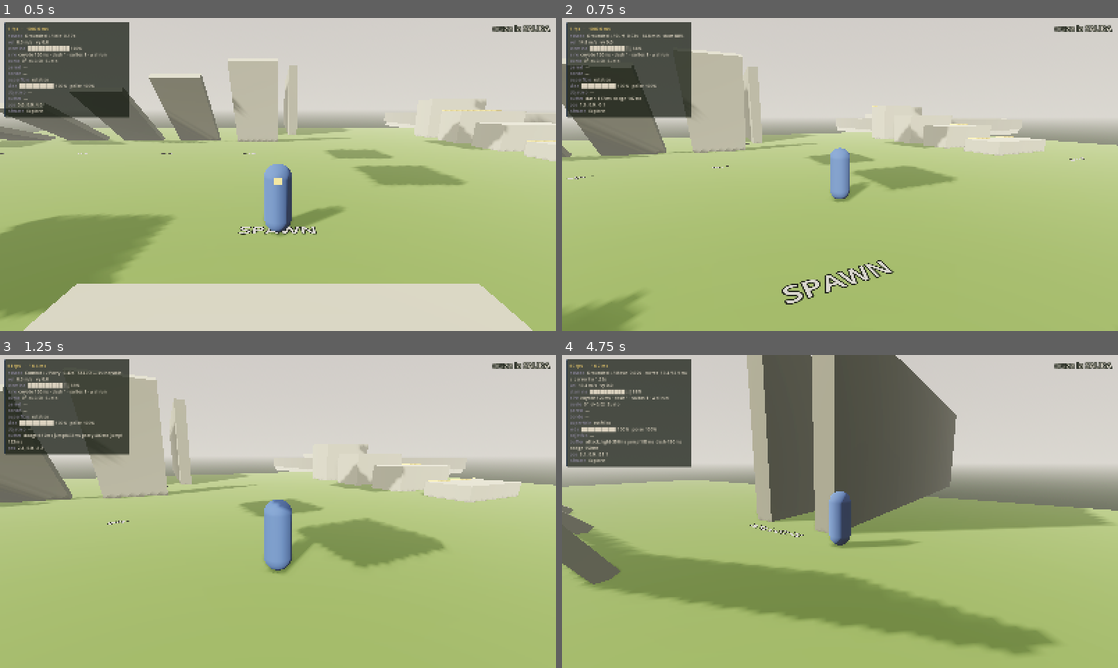
Above: before the commit, frames 1-4 (two rows, left to right).
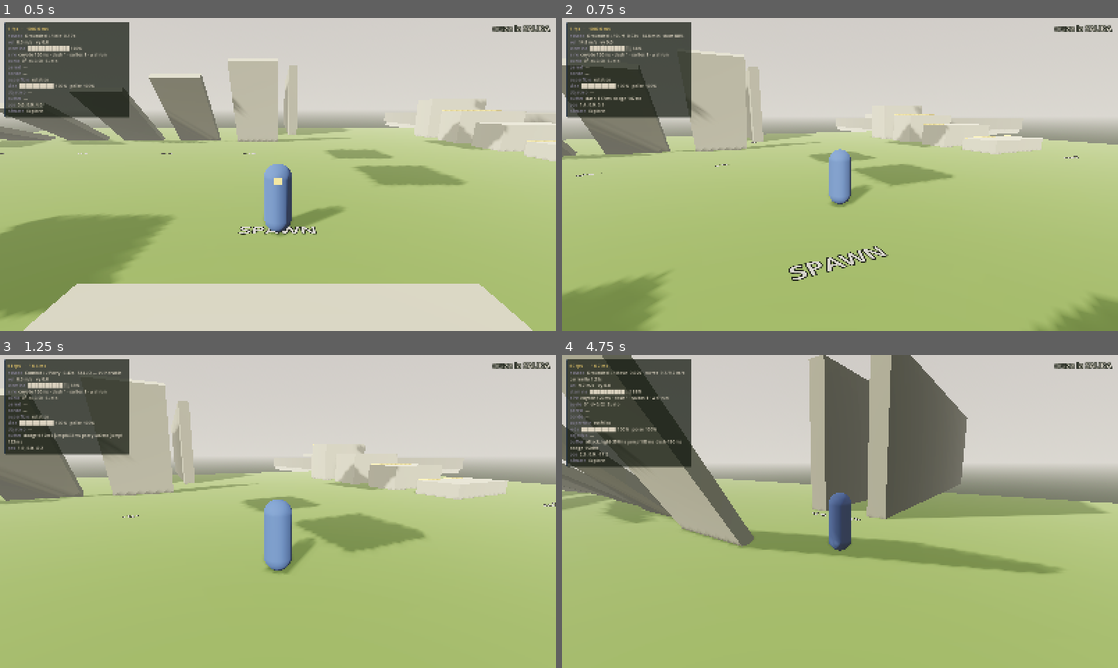
Above: after the commit, the same moments.

Repository: PanCecas/rock
Game: Godot game, scene res://content/levels/Main.tscn
Two runs of this game, one before a commit and one after it. Both use one fixed random seed, a clock stepped at 60 frames per second and the inputs below.
Inputs (mouse positions are in pixels of both pictures, inside the frame that each line leads up to):
- Up to frame 1 (0.5 s): no input
- Up to frame 2 (0.75 s): tap Enter at 0.5 s; move the mouse to (867, 174) at 0.52 s; hold W (move_forward) from 0.53 s (still down); hold Shift (dash) from 0.53 s (still down)
- Up to frame 3 (1.25 s): keep holding W (move_forward); keep holding Shift (dash); tap Space (jump) at 0.77, 1.07 s; tap Q (parry) at 0.8 s
- Up to frame 4 (4.75 s): keep holding W (move_forward); move the mouse to (812, 511) at 1.27 s; release Shift (dash) at 1.28 s; tap Q (parry) at 1.35, 3.05 s; tap Space (jump) at 1.52, 1.55, 1.82, 2.1, 3.02, 3.32, 3.77, 3.8, 4.07, 4.52 s; move the mouse to (851, 505) at 2.02 s; hold Shift (dash) 2.03-2.78 s; move the mouse to (834, 517) at 2.77 s; tap R (aim) at 2.85 s; move the mouse to (878, 514) at 3.52 s; right-click (878, 514) at 3.6 s; move the mouse to (795, 508) at 4.27 s; click (795, 508) at 4.35 s; tap Shift (dash) at 4.55 s

Frame 1 is identical in both runs. In frame 2, 5.7% of the frame differs, in the area x 0-100%, y 10-100%; in frame 3, 4.9%; in frame 4, 35%, in the area x 0-100%, y 0-96%.

Commit message:
Correccion 2.5: salto estricto, clamp de momentum, corte con overshoot y frenada solo en suelo
1. EL SALTO NO RESPONDIA BIEN
La causa: nueve estados distintos consumian la pulsacion por su cuenta, y una
pulsacion podia sobrevivir en el buffer para disparar un segundo salto. Machacar
el boton acumulaba saltos que salian solos al aterrizar.
Ahora hay una PUERTA UNICA, `PlayerController.consumir_salto()`, por la que pasan
los nueve sitios. Al consumir una pulsacion invalida cualquier otra que siguiera
viva (`InputBuffer.invalidar()`) y aplica `salto_intervalo_min`. Es la nueva regla
dura #11 de CLAUDE.md.

2. MOMENTUM CON TECHO Y ATAQUE DE DASH COMO CORTE
- `_limitar_velocidad()` aplica un clamp duro a la velocidad horizontal justo
  antes de `move_and_slide`. En UN SOLO SITIO a proposito: asi es imposible
  olvidarlo al anadir la lanza o el lazo. Regla dura #12.
- Nuevo `AttackData.overshoot`: al cerrarse la ventana activa suma un empujon
  sobre la velocidad actual y te lleva AL OTRO LADO del objetivo, en vez de
  dejarte clavado delante. Al terminar se sale a Move si hay objetivo, con el
  soft-lock vivo y la camara en modo Combat: se sale EN COMBATE, no parado.

3. EL SURF SOBREVIVE AL SALTO
`surf_persistencia`: saltar desde surf lo marca pendiente y al aterrizar con
Shift mantenido se recupera con la velocidad que llevabas. Saltar un bache no
deberia costarte la linea rapida. Al salir de verdad se sale corriendo, porque la
carrerilla se hereda al maximo.

4. LA FRENADA DE MARIO 64 ES UNA MANIOBRA DE PIES
El pivote del dash exige `is_on_floor()`. En el aire no hay de donde agarrarse y
clavarse a media trayectoria rompe la inercia que el juego premia conservar.

BUG CARO ENCONTRADO POR EL CAMINO
`StateMachine` llamaba a `exit()` ANTES de reasignar `actual`, asi que cualquier
estado que preguntara por su destino desde `exit()` recibia su propio nombre.
Ademas de romper la persistencia del surf, hacia que `StateLedgeHang` y
`StateClimb` NUNCA soltaran el marco del `SurfaceContext`. Eso habria explotado en
la Fase 4, con el marco siendo un coloso en movimiento y el jugador quedandose
pegado a el despues de soltarse. `exit()` recibe ahora el destino como parametro y
existe `fsm.es_categoria(nombre, cat)` para consultar un estado al que todavia no
se ha entrado.

Se anade el PROMPT CORRECCION 2.5 a PROMPT_CLAUDE_CODE.md.

Tests: 36/36 en la Fase 2 (6 comprobaciones nuevas) y 12/12 en la Fase 1.

Co-Authored-By: Claude Opus 5 <noreply@anthropic.com>

Diff:
--- a/content/data/attacks/espada_dash.tres
+++ b/content/data/attacks/espada_dash.tres
@@ -25,6 +25,7 @@
 shake = 0.6
 estocada = true
 estocada_velocidad = 14.0
+overshoot = 9.0
 frame_cadena = 10
 color_vfx = &"azul_claro"
 siguiente = ExtResource("2_n")
--- a/src/combat/AttackData.gd
+++ b/src/combat/AttackData.gd
@@ -69,6 +69,10 @@
 ## ataque lanzado desde una carrera tiene que conservar la carrera.
 @export var estocada: bool = false
 @export_range(0.0, 40.0, 0.5) var estocada_velocidad: float = 12.0
+## OVERSHOOT: empujon extra al cerrarse la ventana activa. Convierte la estocada
+## en un CORTE que atraviesa al objetivo y te deja al otro lado, en vez de
+## quedarte clavado delante de el.
+@export_range(0.0, 40.0, 0.5) var overshoot: float = 0.0
 ## El ataque encara al objetivo cercano al empezar.
 @export var autoencarar: bool = true
 ## Cuánta velocidad de carrera conserva el jugador MIENTRAS ataca, de 0 a 1.
--- a/src/input/InputBuffer.gd
+++ b/src/input/InputBuffer.gd
@@ -101,6 +101,17 @@
 	return INF if ultima < 0.0 else _tiempo - ultima
 
 
+## Tira TODAS las pulsaciones pendientes de una acción.
+##
+## Es lo que garantiza "1 pulsación = 1 salto": tras saltar, cualquier pulsación
+## que siguiera viva en la ventana deja de contar. Sin esto, machacar el botón
+## acumulaba saltos que salían solos al aterrizar.
+func invalidar(accion: StringName) -> void:
+	var ultima := _ultima(accion)
+	if ultima >= 0.0:
+		_consumidas[accion] = ultima
+
+
 ## Vacía el buffer. Se llama al respawnear o al entrar en cinemática.
 func clear() -> void:
 	_entradas.clear()
--- a/src/player/PlayerController.gd
+++ b/src/player/PlayerController.gd
@@ -49,6 +49,9 @@
 var tiempo_en_aire: float = 0.0
 ## Velocidad vertical del último frame antes de tocar suelo, para el aterrizaje duro.
 var impacto_ultimo: float = 0.0
+## Saltar desde el surf no lo cancela: al aterrizar se recupera si esto sigue vivo.
+var surf_pendiente: float = 0.0
+var surf_rapidez: float = 0.0
 
 var _coyote: float = 0.0
 var _alabeo: float = 0.0
@@ -56,6 +59,7 @@
 var _giro_objetivo: float = 0.0
 var _tiene_giro: bool = false
 var _bloqueo_control: float = 0.0
+var _cooldown_salto: float = 0.0
 var _pos_anterior: Vector3 = Vector3.ZERO
 var _atascado: float = 0.0
 
@@ -107,6 +111,8 @@
 
 	# 3) La FSM escribe en velocity.
 	fsm.physics_update(delta)
+
+	_limitar_velocidad()
 
 	# 4) Un único move_and_slide por frame, aquí y en ningún otro sitio.
 	var en_suelo_antes := is_on_floor()
@@ -166,6 +172,8 @@
 	iframes = maxf(0.0, iframes - delta)
 	tiempo_sin_borde = maxf(0.0, tiempo_sin_borde - delta)
 	_bloqueo_control = maxf(0.0, _bloqueo_control - delta)
+	_cooldown_salto = maxf(0.0, _cooldown_salto - delta)
+	surf_pendiente = maxf(0.0, surf_pendiente - delta)
 	if is_on_floor():
 		_coyote = tuning.coyote_time
 		tiempo_en_aire = 0.0
@@ -175,6 +183,34 @@
 
 
 # --- Servicios para los estados ----------------------------------------------
+
+## CLAMP DURO de la velocidad horizontal, en el último punto antes de mover.
+##
+## El juego premia encadenar momentum, pero encadenar sin techo termina sacando al
+## jugador del mapa. El límite va aquí y no en cada estado: un solo sitio, imposible
+## de olvidar al añadir el siguiente verbo.
+func _limitar_velocidad() -> void:
+	var plano := superficie.plano(velocity)
+	var rapidez := plano.length()
+	if rapidez > tuning.velocidad_maxima:
+		velocity = plano * (tuning.velocidad_maxima / rapidez) + superficie.up * superficie.vertical(velocity)
+
+
+## PUERTA ÚNICA DEL SALTO. Todos los saltos pasan por aquí, sin excepción.
+##
+## Garantiza "1 pulsación = 1 salto": al consumir la pulsación se invalida
+## cualquier otra que siguiera viva en la ventana, y un cooldown corto impide que
+## machacar el botón produzca más saltos que intenciones. Antes cada estado
+## consumía por su cuenta y el spam encadenaba saltos que no se habían pedido.
+func consumir_salto() -> bool:
+	if _cooldown_salto > 0.0:
+		return false
+	if not buffer.consume(InputActions.JUMP, tuning.jump_buffer):
+		return false
+	buffer.invalidar(InputActions.JUMP)
+	_cooldown_salto = tuning.salto_intervalo_min
+	return true
+
 
 ## Recarga lo que se recupera al tocar suelo o al hacer wall-jump.
 func recargar_aire() -> void:
--- a/src/player/motor/PlayerTuning.gd
+++ b/src/player/motor/PlayerTuning.gd
@@ -22,6 +22,9 @@
 @export_range(0.0, 0.4, 0.01) var jump_buffer: float = 0.15
 @export_range(-60.0, -1.0, 0.5) var velocidad_terminal: float = -45.0
 @export var saltos_aereos: int = 1
+## Tiempo minimo entre dos saltos. Es lo que corta el spam: machacar el boton no
+## puede producir mas saltos que pulsaciones deliberadas.
+@export_range(0.0, 0.5, 0.01) var salto_intervalo_min: float = 0.09
 
 # --- Locomoción -------------------------------------------------------------
 @export_group("Locomoción")
@@ -57,6 +60,10 @@
 ## Grados por segundo a los que el modelo gira hacia la dirección de movimiento.
 @export_range(90.0, 2160.0, 10.0) var giro_grados_seg: float = 900.0
 @export_range(0.0, 89.0, 1.0) var angulo_max_suelo: float = 50.0
+## CLAMP DURO de la velocidad horizontal. El momentum se conserva y se encadena,
+## pero nunca se acumula sin techo: sin esto, encadenar dash y surf termina
+## sacando al jugador del mapa.
+@export_range(5.0, 60.0, 0.5) var velocidad_maxima: float = 22.0
 
 # --- Dash: esquive UNIDIRECCIONAL -------------------------------------------
 # El dash es un esquive, no un desplazamiento. Corto, seco y en una sola
@@ -114,6 +121,9 @@
 @export_range(0.0, 100.0, 0.5) var surf_stamina: float = 10.0
 ## Alabeo del cuerpo al girar surfeando. Vende la inercia desde lejos.
 @export_range(0.0, 45.0, 1.0) var surf_alabeo: float = 16.0
+## Ventana durante la que saltar NO cancela el surf: al aterrizar se recupera.
+## Saltar en mitad de una linea rapida no deberia costarte la linea.
+@export_range(0.0, 6.0, 0.1) var surf_persistencia: float = 2.5
 
 # --- Planeo -----------------------------------------------------------------
 @export_group("Planeo")
--- a/src/player/states/GroupAirborne.gd
+++ b/src/player/states/GroupAirborne.gd
@@ -17,7 +17,17 @@
 		var impacto := player.impacto_ultimo
 		if impacto > tuning.aterrizaje_duro:
 			fsm.cambiar(&"Landing", {"impacto": impacto})
-		elif buffer.move_vector().length() > 0.25:
+			return
+		# Recuperar el surf: saltar en mitad de una linea rapida no deberia
+		# costarte la linea.
+		var quiere_surf := buffer.is_held(InputActions.DASH) or buffer.is_held(InputActions.SPRINT)
+		if player.surf_pendiente > 0.0 and quiere_surf and not player.stamina.vacia():
+			fsm.cambiar(&"Surf", {
+				"direccion": motor.direccion_plana(),
+				"rapidez": player.surf_rapidez,
+			})
+			return
+		if buffer.move_vector().length() > 0.25:
 			fsm.cambiar(&"Move")
 		else:
 			fsm.cambiar(&"Idle")
@@ -33,7 +43,7 @@
 	#    después de perder el contacto. Sin eso, encadenar dos muros exige
 	#    precisión de frame y es justo lo que hace que se sienta incómodo.
 	if fsm.actual.name != &"WallRun" and player.pared.reciente(tuning.pared_coyote):
-		if buffer.consume(InputActions.JUMP, tuning.jump_buffer):
+		if player.consumir_salto():
 			player.saltar_de_pared()
 			fsm.cambiar(&"Jump", {"numero": 1, "conservar_vertical": true})
 			return
@@ -78,7 +88,7 @@
 
 	# 7) Doble salto. Requiere una pulsación NUEVA: mantener el salto planea, no
 	#    salta, así que las dos acciones dejan de pelearse por la misma tecla.
-	if player.saltos_aereos > 0 and buffer.consume(InputActions.JUMP, tuning.jump_buffer):
+	if player.saltos_aereos > 0 and player.consumir_salto():
 		player.saltos_aereos -= 1
 		fsm.cambiar(&"Jump", {"numero": 2})
 		return
--- a/src/player/states/GroupGrounded.gd
+++ b/src/player/states/GroupGrounded.gd
@@ -11,7 +11,7 @@
 	player.recargar_aire()
 
 	# El salto se pregunta desde el buffer, nunca desde Input directamente.
-	if buffer.consume(InputActions.JUMP, tuning.jump_buffer):
+	if player.consumir_salto():
 		fsm.cambiar(&"Jump", {"numero": 1})
 		return
 
--- a/src/player/states/PlayerState.gd
+++ b/src/player/states/PlayerState.gd
@@ -40,7 +40,11 @@
 	pass
 
 
-func exit() -> void:
+## `siguiente` es el estado al que se va. Se pasa como parámetro porque la FSM
+## llama a exit() ANTES de reasignar `fsm.actual`: preguntarle ahí por el destino
+## devolvía el estado que se está abandonando, y las comprobaciones de "¿me voy al
+## aire?" o "¿sigo agarrado?" nunca se cumplían.
+func exit(_siguiente: StringName = &"") -> void:
 	pass
 
 
--- a/src/player/states/StateAirAttack.gd
+++ b/src/player/states/StateAirAttack.gd
@@ -100,7 +100,7 @@
 			return true
 	if player.saltos_aereos > 0 and buffer.peek(InputActions.JUMP, tuning.jump_buffer):
 		if g.puede_cancelar(&"jump", _datos, _frame, _conectado):
-			buffer.consume(InputActions.JUMP, tuning.jump_buffer)
+			player.consumir_salto()
 			player.saltos_aereos -= 1
 			fsm.cambiar(&"Jump", {"numero": 2})
 			return true
--- a/src/player/states/StateAttack.gd
+++ b/src/player/states/StateAttack.gd
@@ -10,6 +10,7 @@
 var _conectado: bool = false
 var _dir: Vector3 = Vector3.ZERO
 var _indice: int = 1
+var _overshoot_hecho: bool = false
 
 
 func enter(msg: Dictionary = {}) -> void:
@@ -17,6 +18,7 @@
 	_indice = int(msg.get("indice", 1))
 	_frame = 0
 	_conectado = false
+	_overshoot_hecho = false
 
 	_dir = _direccion_ataque()
 	player.orientar_a(_dir)
@@ -40,6 +42,14 @@
 	if _datos.activo_en(_frame):
 		if player.hitbox.golpear(_datos, _dir) > 0:
 			_al_conectar()
+	elif not _overshoot_hecho and _datos.overshoot > 0.0 and _frame > _datos.frames_windup:
+		# OVERSHOOT: al cerrarse la ventana activa, un empujon extra que te lleva
+		# AL OTRO LADO del objetivo. Es lo que convierte la estocada en un corte:
+		# atraviesas en vez de quedarte clavado delante.
+		# SUMA sobre lo que ya llevas: fijar la velocidad al valor del overshoot
+		# frenaba la estocada en vez de empujarla. El clamp global pone el techo.
+		_overshoot_hecho = true
+		motor.impulso(_dir, motor.rapidez_plana() + _datos.overshoot)
 
 	if _cancelaciones():
 		return
@@ -52,7 +62,14 @@
 			return
 
 	if _frame >= _datos.total_frames():
-		fsm.cambiar(&"Move" if buffer.move_vector().length() > 0.2 else &"Idle")
+		# Tras un corte se sale EN COMBATE, no parado: si hay objetivo se vuelve a
+		# locomocion con el soft-lock vivo, que es lo que mantiene el modo de
+		# camara Combat y deja el siguiente golpe a un clic.
+		var hay_objetivo := player.targeting.objetivo() != null
+		if buffer.move_vector().length() > 0.2 or hay_objetivo:
+			fsm.cambiar(&"Move")
+		else:
+			fsm.cambiar(&"Idle")
 
 
 ## El ataque encara al objetivo del soft-lock si lo hay; si no, a donde apuntes.
@@ -126,8 +143,7 @@
 			return true
 
 	if buffer.peek(InputActions.JUMP, tuning.jump_buffer):
-		if g.puede_cancelar(&"jump", _datos, _frame, _conectado):
-			buffer.consume(InputActions.JUMP, tuning.jump_buffer)
+		if g.puede_cancelar(&"jump", _datos, _frame, _conectado) and player.consumir_salto():
 			fsm.cambiar(&"Jump", {"numero": 1})
 			return true
 
--- a/src/player/states/StateClimb.gd
+++ b/src/player/states/StateClimb.gd
@@ -15,8 +15,8 @@
 	sc.set_frame(player.pared.colisionador)
 
 
-func exit() -> void:
-	if fsm.actual != null and fsm.actual.categoria != &"Attached":
+func exit(siguiente: StringName = &"") -> void:
+	if not fsm.es_categoria(siguiente, &"Attached"):
 		sc.set_frame(null)
 
 
@@ -54,7 +54,7 @@
 	player.global_position -= sc.plano(_normal).normalized() * 0.6 * delta
 
 	# Salto de escalada: te despegas hacia donde apuntas.
-	if buffer.consume(InputActions.JUMP, tuning.jump_buffer):
+	if player.consumir_salto():
 		if player.stamina.gastar(tuning.stamina_escalar * 2.0):
 			var salida := sc.plano(_normal).normalized()
 			motor.impulso(salida, tuning.walljump_lateral * 0.7)
--- a/src/player/states/StateDash.gd
+++ b/src/player/states/StateDash.gd
@@ -67,6 +67,12 @@
 ##
 ## Devuelve true si ha pivotado (y por tanto el dash ya no debe seguir).
 func _pivotar() -> bool:
+	# SOLO EN SUELO. Frenar en seco es una maniobra de pies: en el aire no hay de
+	# donde agarrarse y clavarse a media trayectoria rompe la inercia, que es
+	# justo lo que el juego premia conservar.
+	if not player.is_on_floor():
+		_frames_opuesto = 0
+		return false
 	if t < tuning.dash_duracion * tuning.dash_pivote_min:
 		return false
 	var entrada := buffer.move_vector()
--- a/src/player/states/StateFall.gd
+++ b/src/player/states/StateFall.gd
@@ -22,7 +22,7 @@
 	if _coyote > 0.0:
 		_coyote -= delta
 		# Salto de suelo tardío: no gasta el salto aéreo.
-		if buffer.consume(InputActions.JUMP, tuning.jump_buffer):
+		if player.consumir_salto():
 			fsm.cambiar(&"Jump", {"numero": 1})
 			return
 
--- a/src/player/states/StateGlide.gd
+++ b/src/player/states/StateGlide.gd
@@ -16,7 +16,7 @@
 	EventBus.player_glide_toggled.emit(true)
 
 
-func exit() -> void:
+func exit(_siguiente: StringName = &"") -> void:
 	_alabeo = 0.0
 	player.set_alabeo(0.0)
 	EventBus.player_glide_toggled.emit(false)
--- a/src/player/states/StateLedgeHang.gd
+++ b/src/player/states/StateLedgeHang.gd
@@ -20,8 +20,9 @@
 	sc.set_frame(player.borde.colisionador)
 
 
-func exit() -> void:
-	if fsm.actual != null and fsm.actual.categoria != &"Attached":
+func exit(siguiente: StringName = &"") -> void:
+	# Soltar el marco solo si de verdad dejamos de estar agarrados.
+	if not fsm.es_categoria(siguiente, &"Attached"):
 		sc.set_frame(null)
 
 
@@ -39,7 +40,7 @@
 	# Saltar DESDE el canto. Sin input sales hacia arriba; con input, hacia donde
 	# apuntes. Y se recarga el aire, así que encadenas el doble salto en el vacío:
 	# es la maniobra que abre las rutas verticales del juego.
-	if buffer.consume(InputActions.JUMP, tuning.jump_buffer):
+	if player.consumir_salto():
 		_saltar_del_canto(entrada)
 		return
 
--- a/src/player/states/StateMachine.gd
+++ b/src/player/states/StateMachine.gd
@@ -79,7 +79,7 @@
 	var siguiente: PlayerState = _estados[nombre]
 	anterior = actual.name if actual != null else &""
 	if actual != null:
-		actual.exit()
+		actual.exit(nombre)
 	actual = siguiente
 	actual.t = 0.0
 	_cambio_pendiente = true
@@ -87,6 +87,17 @@
 	if actual.grupo != null:
 		actual.grupo.on_enter_hijo(actual)
 	EventBus.player_state_changed.emit(anterior, nombre)
+
+
+## ¿El estado `nombre` pertenece a `cat`? Se pregunta por nombre para poder
+## consultar un estado al que todavía no hemos entrado.
+func es_categoria(nombre: StringName, cat: StringName) -> bool:
+	var e: PlayerState = _estados.get(nombre)
+	return e != null and e.categoria == cat
+
+
+func es_aereo(nombre: StringName) -> bool:
+	return es_categoria(nombre, &"Airborne")
 
 
 func en_categoria(cat: StringName) -> bool:
--- a/src/player/states/StateSlide.gd
+++ b/src/player/states/StateSlide.gd
@@ -19,7 +19,7 @@
 	player.set_altura_colision(0.55)
 
 
-func exit() -> void:
+func exit(_siguiente: StringName = &"") -> void:
 	player.set_altura_colision(1.0)
 
 
@@ -41,7 +41,7 @@
 	motor.set_vertical(-2.0)
 
 	# Saltar desde un slide da altura extra: es el combo que hace el sistema divertido.
-	if buffer.consume(InputActions.JUMP, tuning.jump_buffer):
+	if player.consumir_salto():
 		fsm.cambiar(&"Jump", {"numero": 1, "extra": tuning.slide_salto_extra})
 		return
 
--- a/src/player/states/StateSurf.gd
+++ b/src/player/states/StateSurf.gd
@@ -27,8 +27,14 @@
 	player.orientar_a(_dir)
 
 
-func exit() -> void:
+func exit(siguiente: StringName = &"") -> void:
 	player.set_alabeo(0.0)
+	# Saltar NO cancela el surf: se marca pendiente y se recupera al aterrizar.
+	# Perder la linea rapida por haber saltado un bache es exactamente el tipo de
+	# castigo que rompe el ritmo de un juego de movilidad.
+	if fsm.es_aereo(siguiente) and _shift_mantenido():
+		player.surf_pendiente = tuning.surf_persistencia
+		player.surf_rapidez = _rapidez
 
 
 func physics_update(delta: float) -> void:
--- a/src/player/states/StateWallRun.gd
+++ b/src/player/states/StateWallRun.gd
@@ -17,7 +17,7 @@
 	player.orientar_a(_dir)
 
 
-func exit() -> void:
+func exit(_siguiente: StringName = &"") -> void:
 	player.set_alabeo(0.0)
 
 
@@ -41,7 +41,7 @@
 	# Inclinar el cuerpo hacia la pared: el alabeo es lo que lo hace legible.
 	player.set_alabeo(float(_lado) * 22.0)
 
-	if buffer.consume(InputActions.JUMP, tuning.jump_buffer):
+	if player.consumir_salto():
 		# Saltar de un wall-run sale más fuerte y más hacia delante que de un
 		# wall-slide: llevas velocidad y el salto tiene que respetarla.
 		player.saltar_de_pared(1.12)
--- a/tools/test_fase2.gd
+++ b/tools/test_fase2.gd
@@ -24,6 +24,7 @@
 	_main = load("res://content/levels/Main.tscn").instantiate()
 	add_child(_main)
 	_p = _main.get_node("Player") as PlayerController
+	EventBus.player_jumped.connect(func(_n: int) -> void: _saltos_contados += 1)
 	EventBus.player_state_changed.connect(
 		func(a: StringName, n: StringName) -> void:
 			_visitados[n] = true
@@ -212,14 +213,21 @@
 		# --- Correccion 2.3: dash -> surf -> correr ---------------------------
 		# Al Gym: 70x70 de suelo. En la arena (32 m) el surf se salia por la pared
 		# antes de terminar la comprobacion y el fallo no decia nada del surf.
-		_paso_("carrerilla surf", 0.2, func() -> void:
+		# Asentar en el suelo SIN input: un paso anterior pudo dejar al jugador en
+		# el aire, y Dash lanzado en el aire sale a Fall, no a Surf.
+		_paso_("asentar antes del dash", 0.35, func() -> void:
 			_soltar_todo()
 			_reponer()
 			_p.global_position = Vector3(0.0, 0.3, 0.0)
-			_p.fsm.cambiar(&"Idle")
-			_pulsar(&"move_forward"), &"Move"),
+			_p.velocity = Vector3.ZERO
+			_p.fsm.cambiar(&"Idle"), &"Idle"),
+		# Sin input de movimiento el pivote es imposible (`entrada.length() < 0.7`),
+		# asi que esta comprobacion mide el dash y no hacia donde mira la camara.
 		_chequeo_("dash con Shift -> Surf", 0.25,
-			func() -> void: _pulsar(&"dash"),
+			func() -> void:
+				_soltar_todo()
+				_pulsar(&"dash")
+				_p.fsm.cambiar(&"Dash"),
 			func() -> bool: return _visitados.has(&"Surf") and _p.motor.rapidez_plana() > _p.tuning.velocidad_sprint,
 			"manteniendo Shift el dash debe desembocar en Surf por encima del sprint"),
 		# El surf ya NO caduca: se sostiene mientras se mantenga Shift. Se entra al
@@ -300,6 +308,58 @@
 			func() -> bool: return _p.motor.rapidez_plana() > _p.tuning.velocidad_correr - 0.8,
 			"manteniendo la direccion debe acabar corriendo"),
 
+		# --- Correccion 2.5 ----------------------------------------------------
+		# 1 pulsacion = 1 salto. Machacar el boton no puede acumular saltos.
+		_chequeo_("spam de salto no acumula", 0.5,
+			func() -> void:
+				_soltar_todo()
+				_reponer()
+				_p.global_position = Vector3(0.0, 0.05, 0.0)
+				_p.velocity = Vector3.ZERO
+				_p.fsm.cambiar(&"Idle")
+				_saltos_contados = 0
+				_spam_salto = 18,
+			func() -> bool: return _saltos_contados <= 2,
+			"machacar salto solo debe dar el salto y el doble salto, no mas"),
+
+		# El clamp impide que encadenar momentum saque al jugador del mapa.
+		_chequeo_("clamp de velocidad", 0.3,
+			func() -> void:
+				_soltar_todo()
+				_reponer()
+				_p.global_position = Vector3(0.0, 0.05, 0.0)
+				_p.fsm.cambiar(&"Idle")
+				_p.velocity = Vector3(80.0, 0.0, 0.0),
+			func() -> bool: return _p.motor.rapidez_plana() <= _p.tuning.velocidad_maxima + 0.1,
+			"la velocidad horizontal nunca debe superar velocidad_maxima"),
+
+		# El frenazo de Mario 64 es una maniobra de pies: en el aire, nunca.
+		_chequeo_("no se frena en el aire", 0.35,
+			func() -> void:
+				_soltar_todo()
+				_reponer()
+				_p.global_position = Vector3(0.0, 8.0, 0.0)
+				_p.velocity = Vector3(10.0, 0.0, 0.0)
+				_p.fsm.cambiar(&"Dash")
+				_pulsar(&"move_back"),
+			func() -> bool: return not _visitados.has(&"__pivote_aereo"),
+			"el pivote no debe existir en el aire"),
+
+		# Saltar desde el surf no cuesta la linea rapida.
+		_paso_("asentar para surf", 0.25, func() -> void:
+			_soltar_todo()
+			_reponer()
+			_p.global_position = Vector3(0.0, 0.3, 0.0)
+			_p.velocity = Vector3.ZERO, &"Idle"),
+		_paso_("surfear y saltar", 0.35, func() -> void:
+			_pulsar(&"dash")
+			_p.fsm.cambiar(&"Surf", {"direccion": Vector3(1, 0, 0), "rapidez": 15.0})
+			_esperar_salto = 6, &"Jump"),
+		_chequeo_("el surf sobrevive al salto", 0.9,
+			func() -> void: pass,
+			func() -> bool: return _p.fsm.nombre_actual() == &"Surf",
+			"al aterrizar con Shift mantenido debe volver a surfear"),
+
 		# DESTRUCTIVO Y AL FINAL. Se repuebla primero en su propio paso: los tests
 		# anteriores pueden haber dejado al Guardian muerto y liberado.
 		_paso_("repoblar arena", 0.35, func() -> void:
@@ -322,6 +382,9 @@
 var _vida_antes: float = 0.0
 var _esperar_frames: int = 0
 var _esperar_ataque: int = 0
+var _esperar_salto: int = 0
+var _spam_salto: int = 0
+var _saltos_contados: int = 0
 var _aux: float = 0.0
 var _pos_antes: Vector3 = Vector3.ZERO
 var _dist_sin_input: float = 0.0
@@ -343,6 +406,17 @@
 		_esperar_frames -= 1
 		if _esperar_frames == 0:
 			_pulsar(&"dash")
+	if _esperar_salto > 0:
+		_esperar_salto -= 1
+		if _esperar_salto == 0:
+			_pulsar(&"jump")
+	# Machaca el boton un frame si y otro no, que es como se spamea de verdad.
+	if _spam_salto > 0:
+		_spam_salto -= 1
+		if _spam_salto % 2 == 0:
+			_pulsar(&"jump")
+		else:
+			_soltar(&"jump")
 	if _esperar_ataque > 0:
 		_esperar_ataque -= 1
 		if _esperar_ataque == 0:
Not shown, changed: CLAUDE.md
Not shown, changed: PROMPT_CLAUDE_CODE.md
Not shown, changed: docs/04_ROADMAP.md
